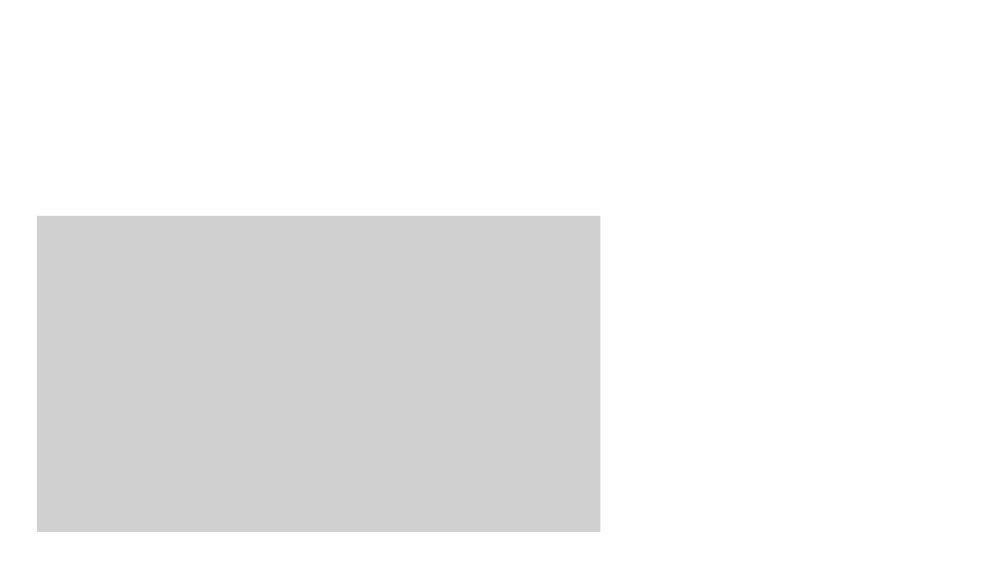
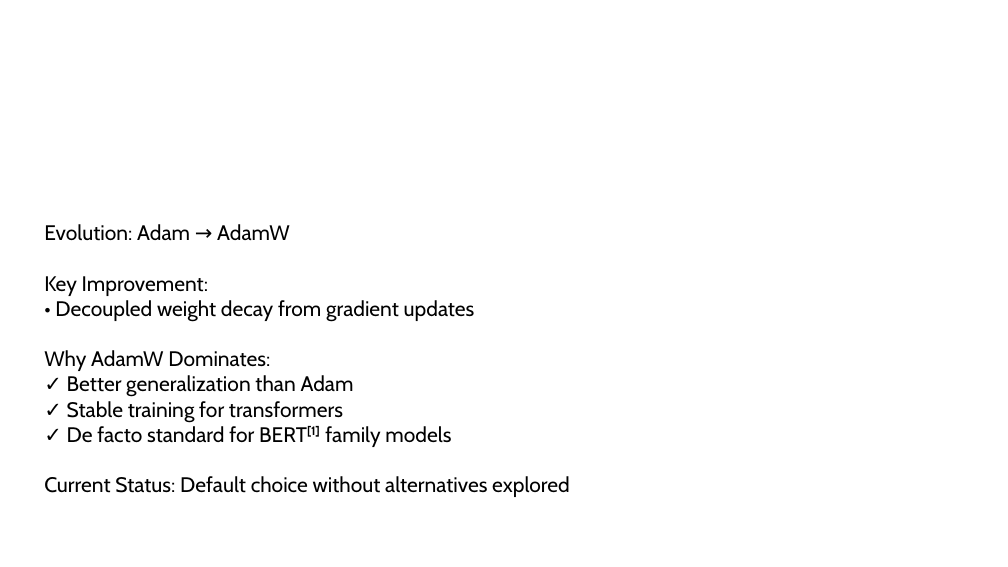
Before and after one commit to skfrost19/cross-encoder-modal, a slide deck: slide 8 of cross_encoder/thesis/Thesis_presentation.pptx. Drawn at 1008x567 pixels with LibreOffice and Linux fonts; fonts in the diff are those of the drawing; grey boxes stand for pictures; background and template pictures are left out. Boxes give left, top, right and bottom in pixels: in the first picture for what was removed or moved away, otherwise in the second. Text is boxed around its words. In the diff, an @@ line names an element or a change of style, - is before the commit and + after.

```diff
--- a/cross_encoder/thesis/Thesis_presentation.pptx
+++ b/cross_encoder/thesis/Thesis_presentation.pptx
@@ picture removed at box(37, 216, 601, 532) @@
@@ text added at box(44, 224, 570, 497), 20 pt, text #000000 @@
+Evolution: Adam → AdamW
+Key Improvement:
+• Decoupled weight decay from gradient updates
+Why AdamW Dominates:
+✓ Better generalization than Adam
+✓ Stable training for transformers
+✓ De facto standard for BERT[1] family models
+Current Status: Default choice without alternatives explored
```
Also in this commit, not shown: 2 other slides changed, 4 other files.
